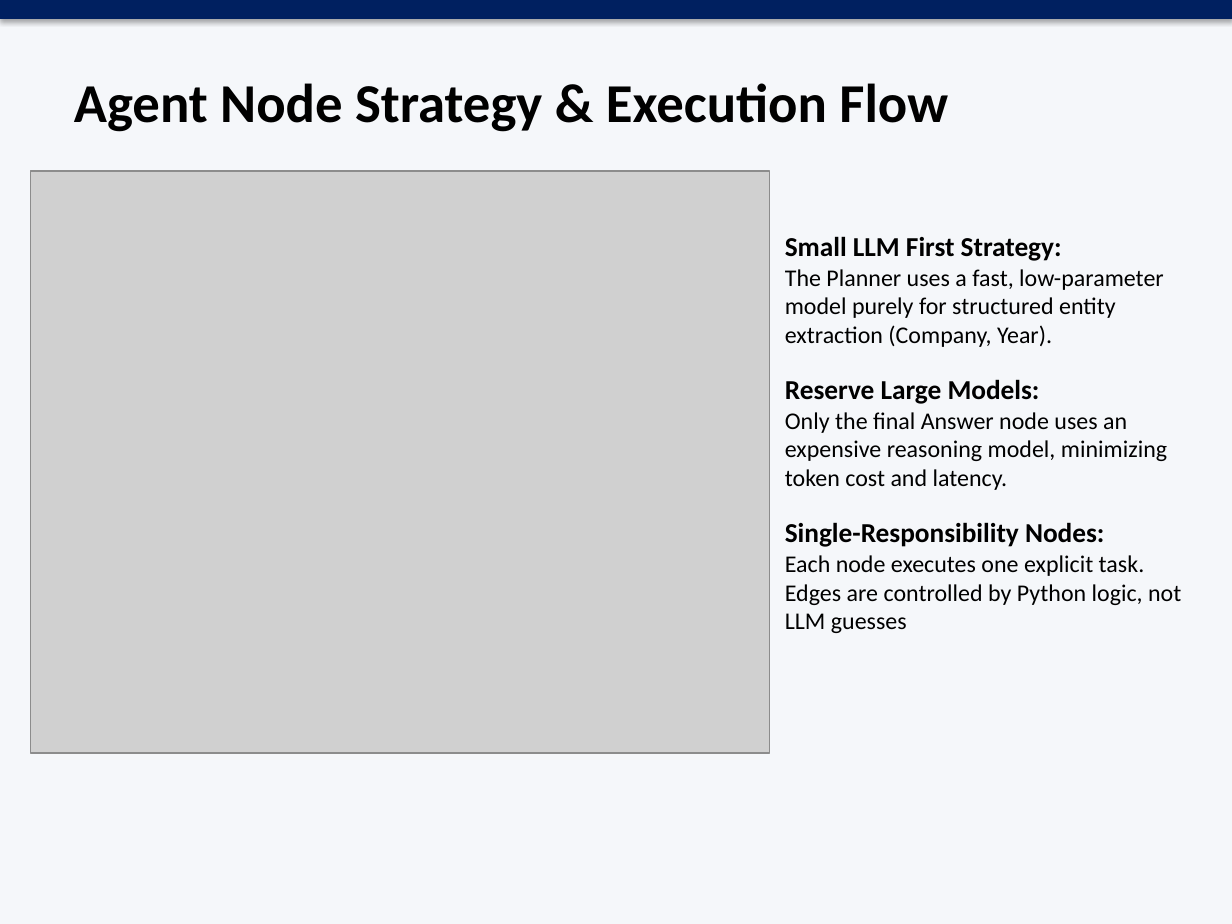
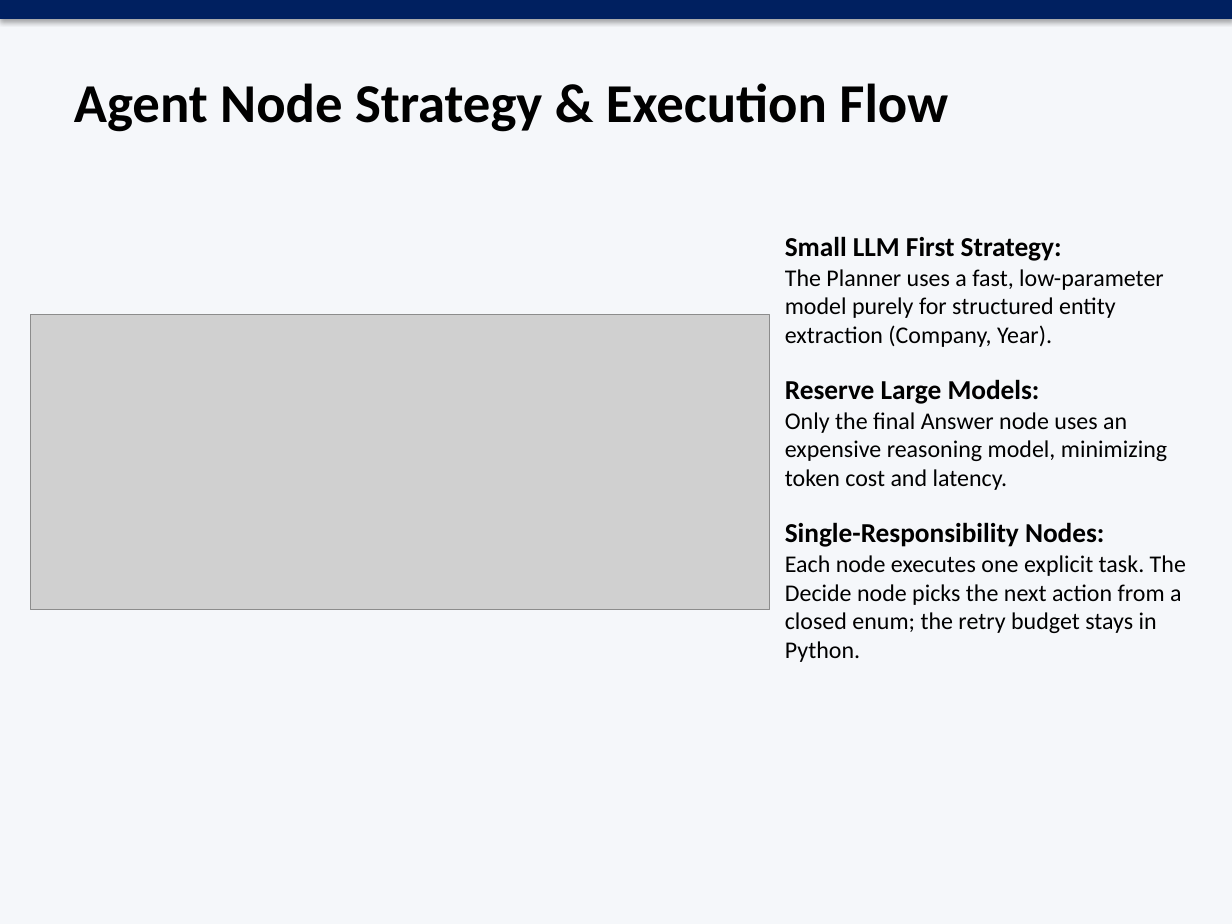
Before and after one commit to vendroid7/agentic-rag, a slide deck: slide 5 of Agentic_RAG_PPT.pptx. Drawn at 1232x924 pixels with LibreOffice and Linux fonts; fonts in the diff are those of the drawing; grey boxes stand for pictures. Boxes give left, top, right and bottom in pixels: in the first picture for what was removed or moved away, otherwise in the second. Text is boxed around its words. In the diff, an @@ line names an element or a change of style, - is before the commit and + after.

```diff
--- a/Agentic_RAG_PPT.pptx
+++ b/Agentic_RAG_PPT.pptx
@@ picture resized from (x1=31, y1=171, x2=770, y2=753) to (x1=31, y1=314, x2=770, y2=610) @@
@@ text at (x1=785, y1=555, x2=1186, y2=662): text changed @@
-Each node executes one explicit task. Edges are controlled by Python logic, not LLM guesses
+Each node executes one explicit task. The Decide node picks the next action from a closed enum; the retry budget stays in Python.
```
Also in this commit, not shown: 5 other slides changed, 8 other files.
